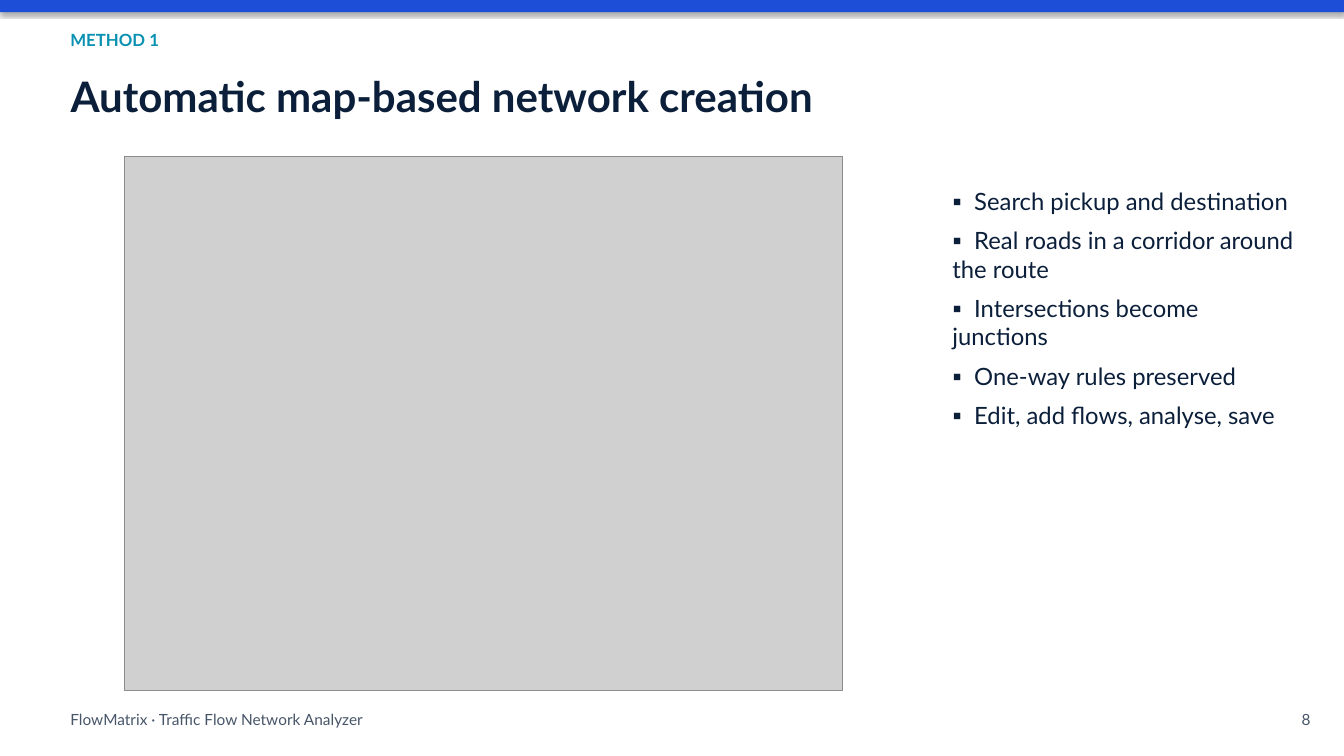
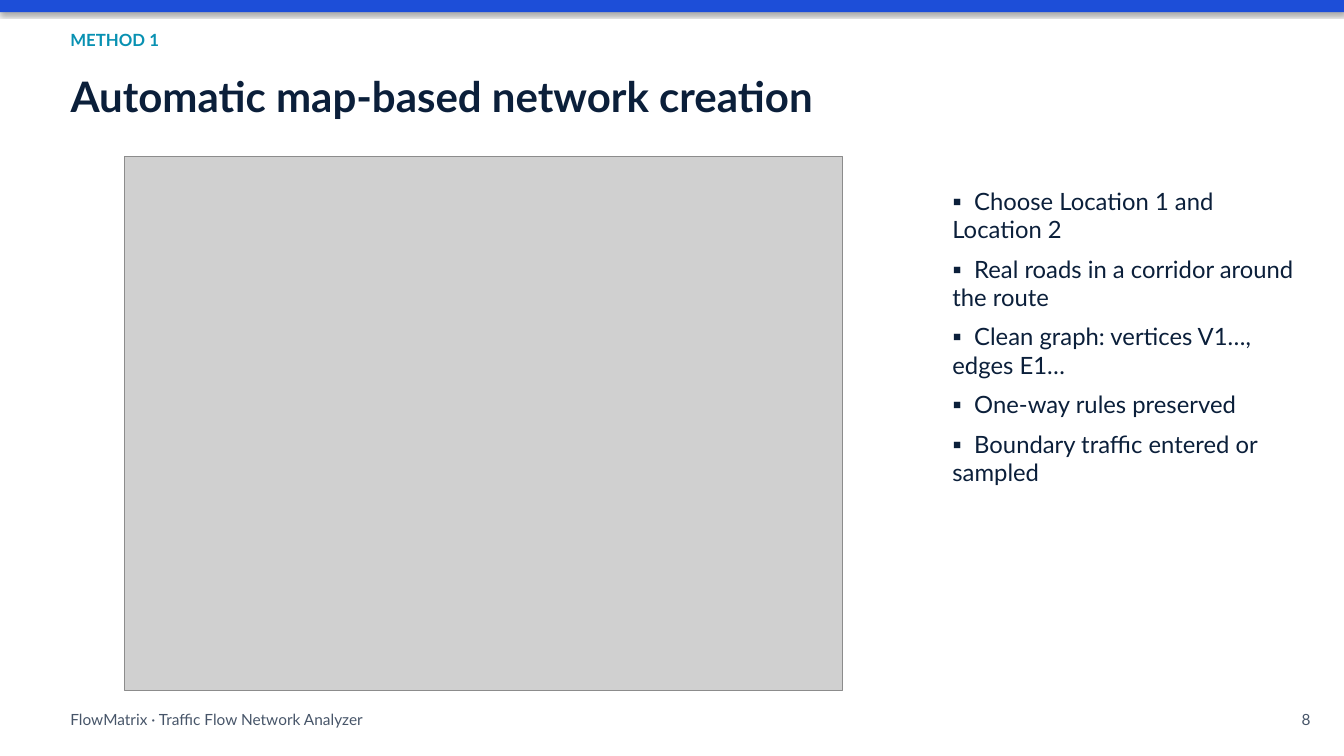
Before and after one commit to YashviShah514/traffic-flow-network-analyzer, a slide deck: slide 8 of presentation/FlowMatrix.pptx. Drawn at 1344x756 pixels with LibreOffice and Linux fonts; fonts in the diff are those of the drawing; grey boxes stand for pictures. Boxes give left, top, right and bottom in pixels: in the first picture for what was removed or moved away, otherwise in the second. Text is boxed around its words. In the diff, an @@ line names an element or a change of style, - is before the commit and + after.

```diff
--- a/presentation/FlowMatrix.pptx
+++ b/presentation/FlowMatrix.pptx
@@ text at bbox=[952, 192, 1213, 238]: text changed @@
-▪ Search pickup and destination
+▪ Choose Location 1 and Location 2
@@ text at bbox=[952, 327, 1251, 379]: text changed @@
-▪ Intersections become junctions
+▪ Clean graph: vertices V1…, edges E1…
@@ text at bbox=[952, 435, 1258, 485]: text changed @@
-▪ Edit, add flows, analyse, save
+▪ Boundary traffic entered or sampled
```
Also in this commit, not shown: 4 other slides changed, 44 other files.
